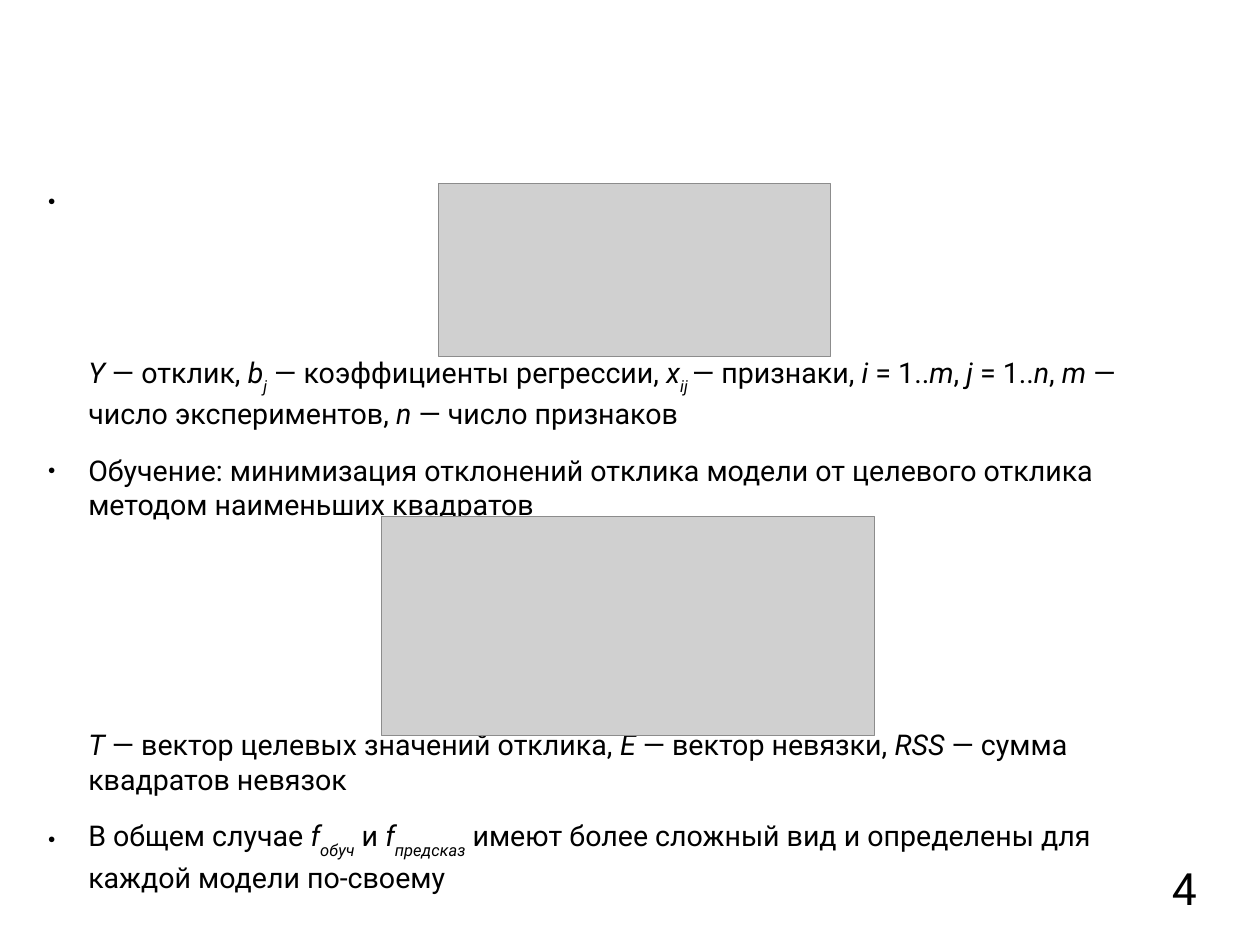
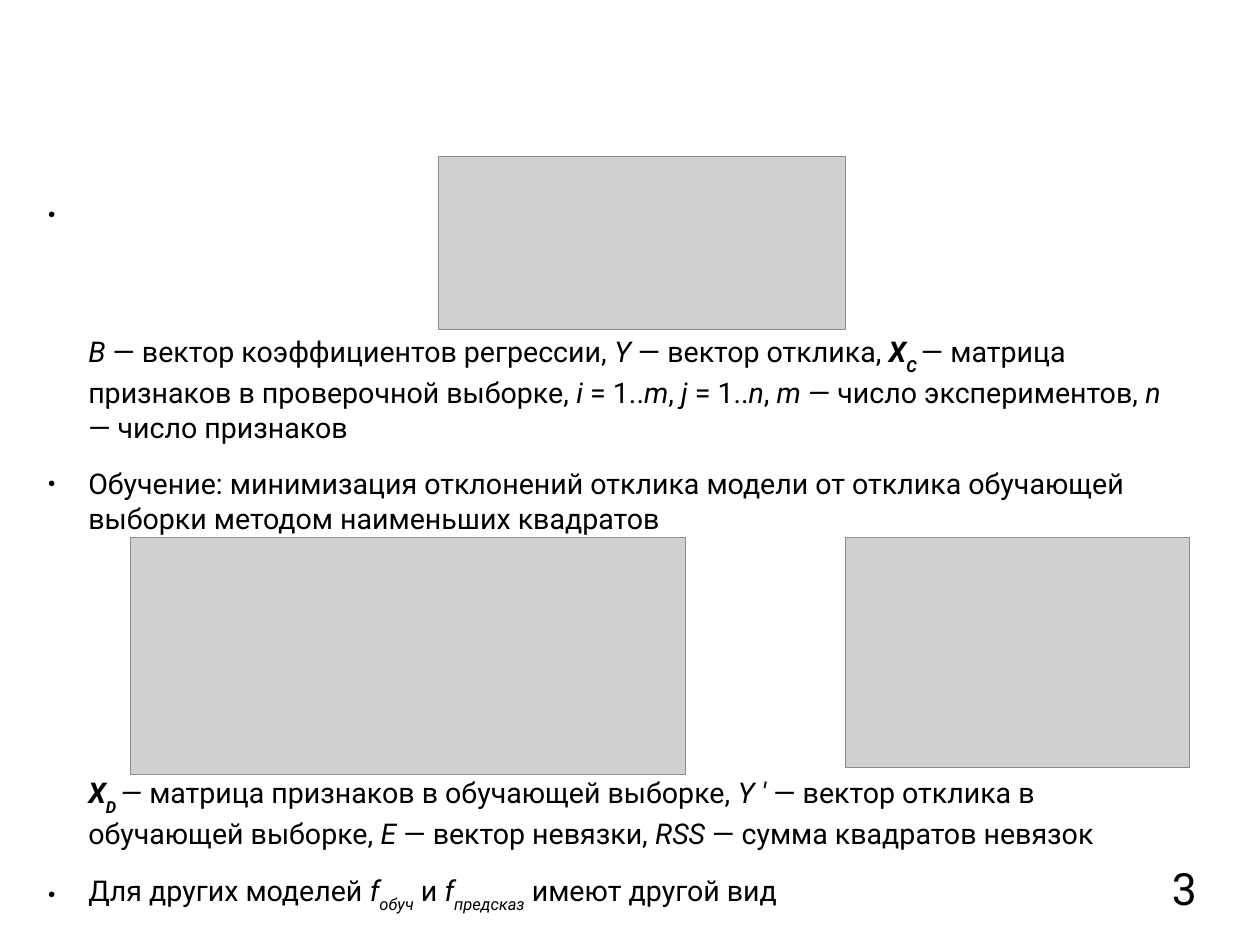
Before and after one commit to mkpankov/adaptor, a slide deck: slide 3 of diploma/defense/brochure.odp (slide 4 before the commit). Drawn at 1260x945 pixels with LibreOffice and Linux fonts; fonts in the diff are those of the drawing; grey boxes stand for pictures; background and template pictures are left out. Boxes give left, top, right and bottom in pixels: in the first picture for what was removed or moved away, otherwise in the second. Text is boxed around its words. In the diff, an @@ line names an element or a change of style, - is before the commit and + after.

```diff
--- a/diploma/defense/brochure.odp
+++ b/diploma/defense/brochure.odp
@@ picture: place and size @@
-picture at <box>438,184,831,357</box>
+picture at <box>438,157,845,329</box>
@@ text at <box>88,340,1160,907</box>: text changed @@
-● Y — отклик, bj — коэффициенты регрессии, xij — признаки, i = 1..m, j = 1..n, m — число экспериментов, n — число признаков
-● Обучение: минимизация отклонений отклика модели от целевого отклика методом наименьших квадратов
-  T — вектор целевых значений отклика, E — вектор невязки, RSS — сумма квадратов невязок
-● В общем случае fобуч и fпредсказ имеют более сложный вид и определены для каждой модели по-своему
+● B — вектор коэффициентов регрессии, Y — вектор отклика, XС — матрица признаков в проверочной выборке, i = 1..m, j = 1..n, m — число экспериментов, n — число признаков
+● Обучение: минимизация отклонений отклика модели от отклика обучающей выборки методом наименьших квадратов
+  XD — матрица признаков в обучающей выборке, Y ' — вектор отклика в обучающей выборке, E — вектор невязки, RSS — сумма квадратов невязок
+● Для других моделей fобуч и fпредсказ имеют другой вид
@@ picture: place and size @@
-picture at <box>382,517,875,736</box>
+picture at <box>130,537,686,775</box>
@@ picture added at <box>846,537,1190,767</box> @@
@@ page number at <box>1172,873,1197,906</box>: text changed @@
-4
+3
```
Also in this commit, not shown: 9 other slides changed.
